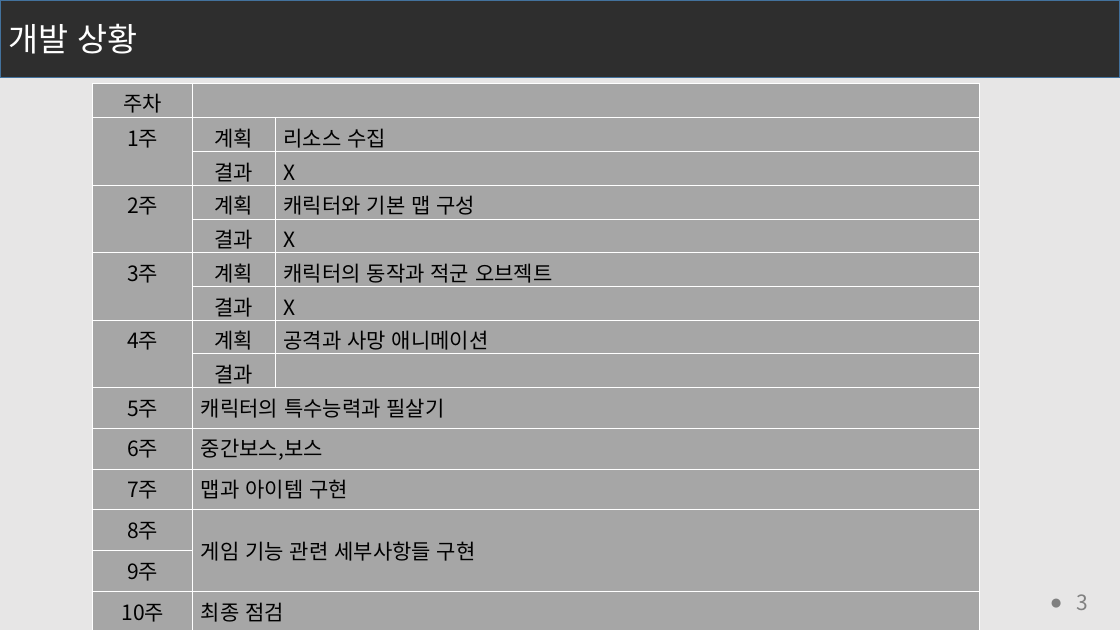
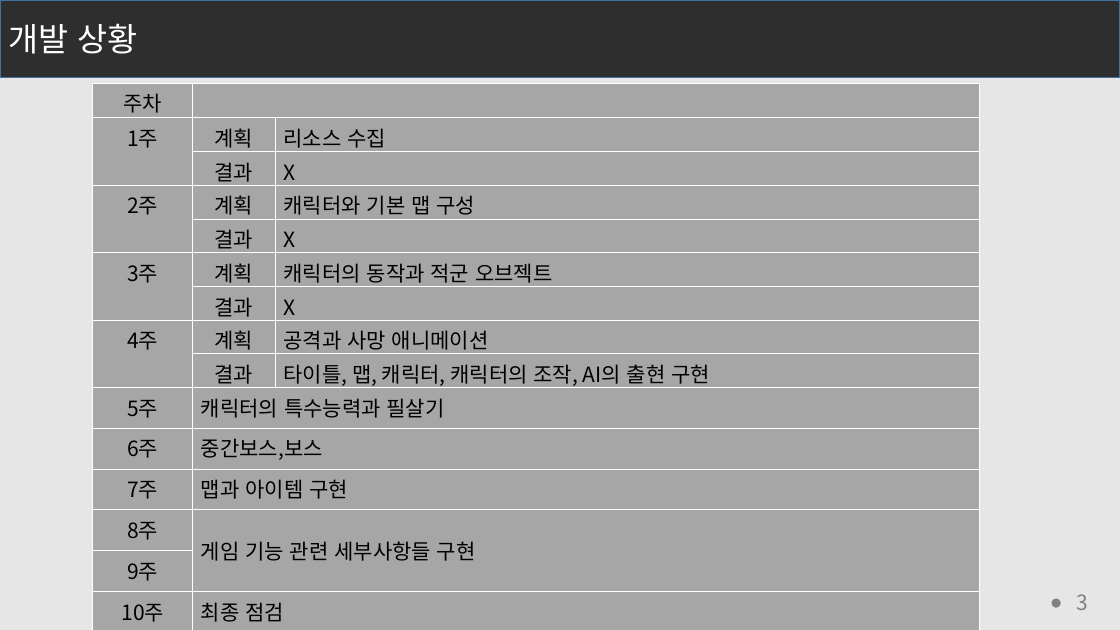
Before and after one commit to eheh5454/eheh5454, a slide deck: slide 5 of 2차발표.pptx. Drawn at 1120x630 pixels with LibreOffice and Linux fonts; fonts in the diff are those of the drawing. Boxes give left, top, right and bottom in pixels: in the first picture for what was removed or moved away, otherwise in the second. Text is boxed around its words. In the diff, an @@ line names an element or a change of style, - is before the commit and + after.

Commit message:
2차발표(수정)

```diff
--- a/2차발표.pptx
+++ b/2차발표.pptx
@@ table at box(93, 83, 980, 630) @@
-row 9, column 3: 
+row 9, column 3: 타이틀, 맵, 캐릭터, 캐릭터의 조작, AI의 출현 구현
```
